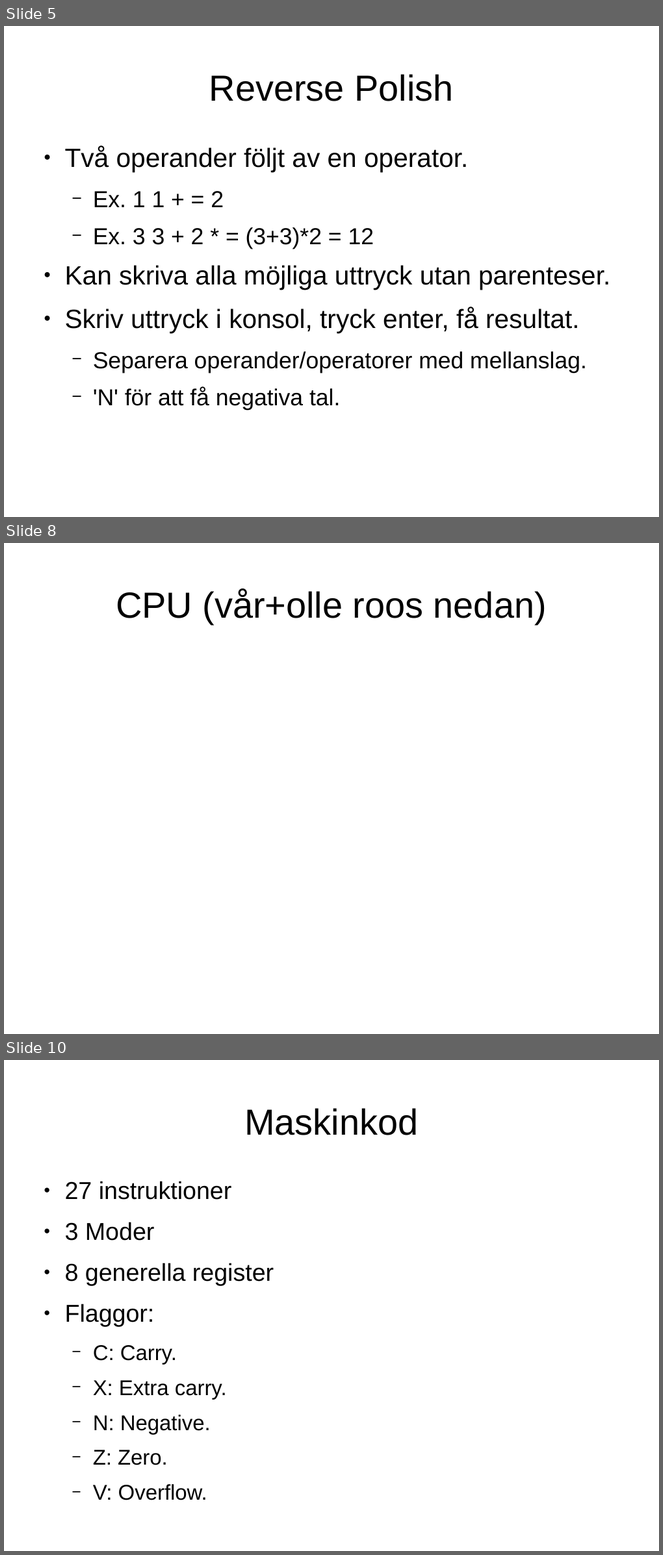
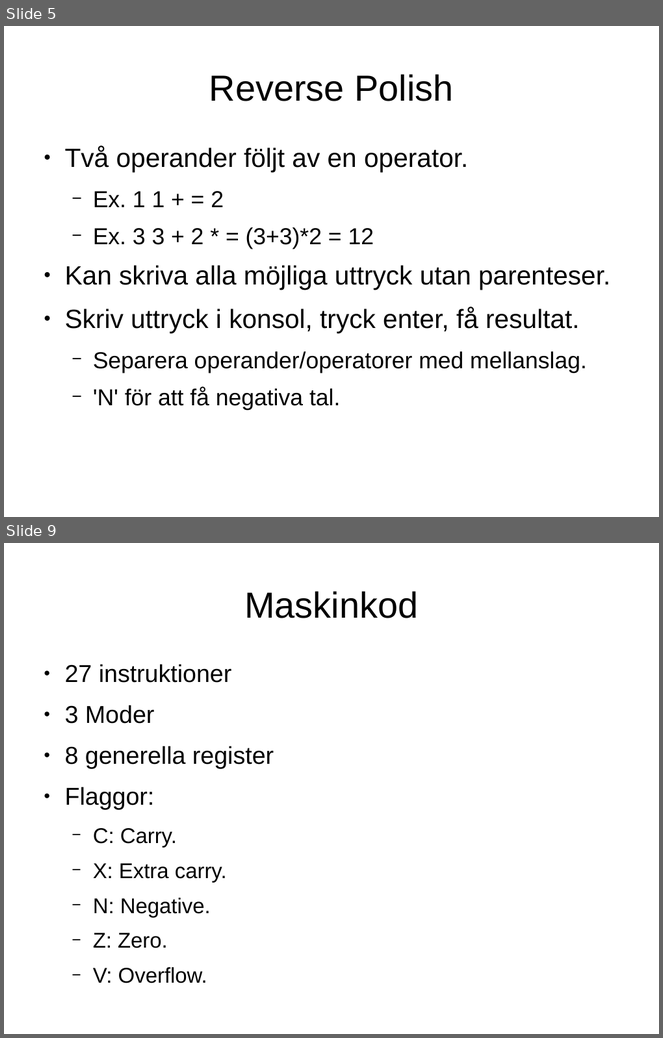
Before and after one commit to Jethro95/TSEA83_Graphing_Calculator, a slide deck: presentation/pp.odp. Shown one above the other, each under a label of ours: slides 5, 8 and 10 before the commit, slides 5 and 9 after it; the slides between them are not shown. The pictures are 663x1555 and 663x1038 pixels, drawn with LibreOffice and Linux fonts; fonts in the diff are those of the drawing. Boxes give left, top, right and bottom in pixels: in the first picture for what was removed or moved away, otherwise in the second. Text is boxed around its words. In the diff, an @@ line names an element or a change of style, - is before the commit and + after.

```diff
--- a/presentation/pp.odp
+++ b/presentation/pp.odp
@@ slide 8 removed at box(4, 543, 659, 1034), background #FFFFFF @@
@@ title removed at box(116, 589, 547, 624) @@
-CPU (vår+olle roos nedan)
@@ what was slide 10 is now slide 9 @@
```
Also in this commit, not shown: 4 slides changed, 2 slides added, 3 other slides removed, 7 other files.
